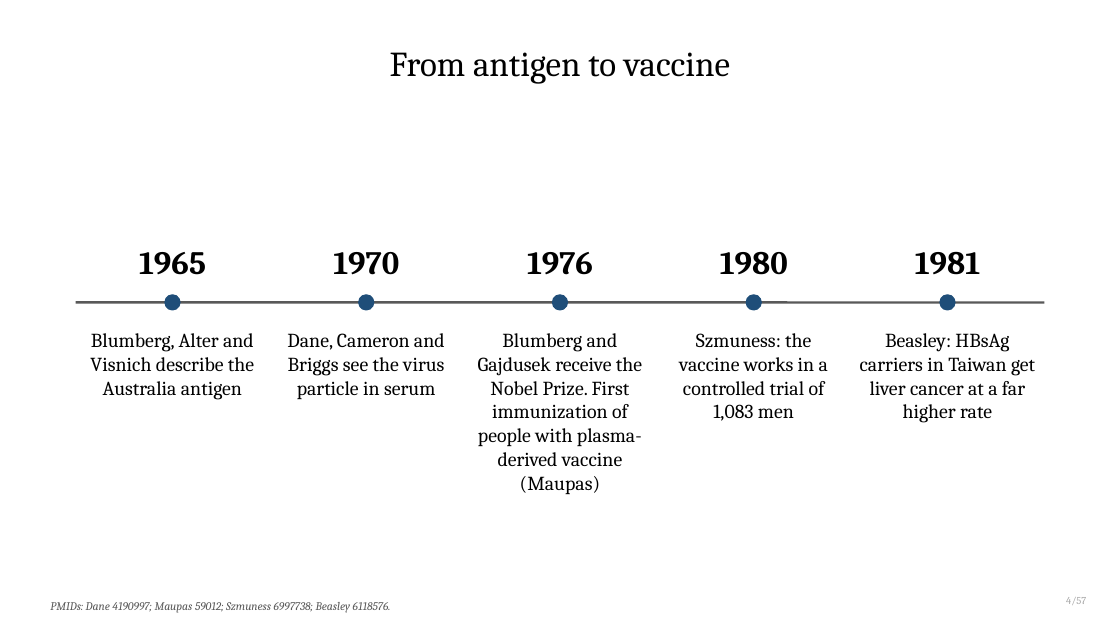
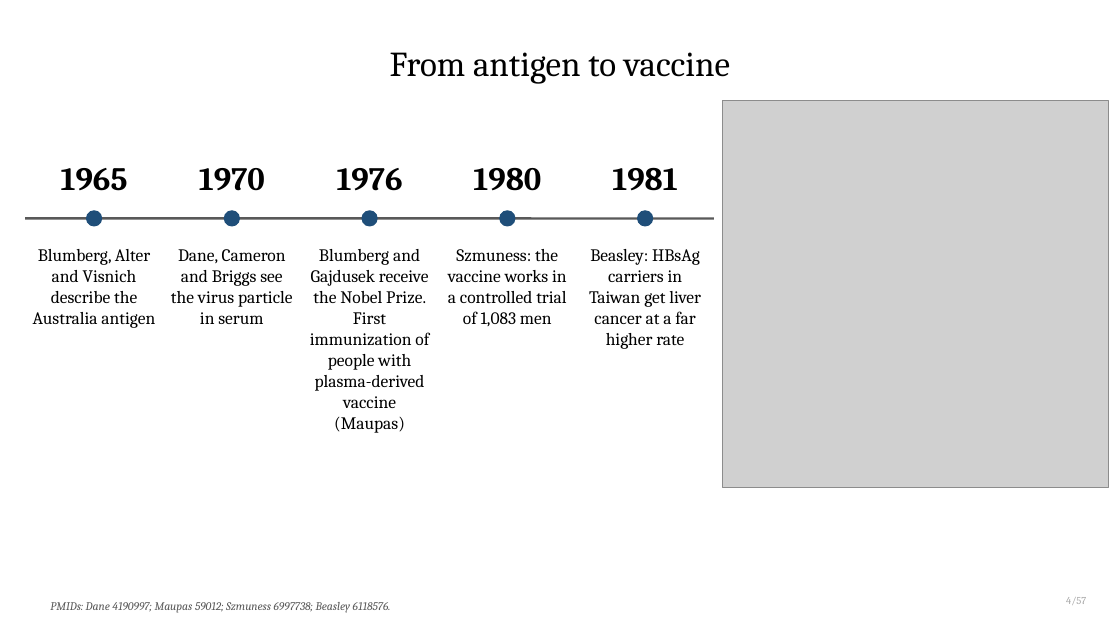
Before and after one commit to qaddodi/mohammad-almeqdadi-lectures, a slide deck: slide 4 of lectures/chronic-hepatitis-b/Chronic Hepatitis B.pptx. Drawn at 1120x630 pixels with LibreOffice and Linux fonts; fonts in the diff are those of the drawing; grey boxes stand for pictures. Boxes give left, top, right and bottom in pixels: in the first picture for what was removed or moved away, otherwise in the second. Text is boxed around its words. In the diff, an @@ line names an element or a change of style, - is before the commit and + after.

```diff
--- a/lectures/chronic-hepatitis-b/Chronic Hepatitis B.pptx
+++ b/lectures/chronic-hepatitis-b/Chronic Hepatitis B.pptx
@@ picture added at (x1=723, y1=101, x2=1109, y2=487) @@
@@ text "1965" moved from (x1=139, y1=252, x2=206, y2=275) to (x1=61, y1=168, x2=128, y2=191) @@
@@ text "1970" moved from (x1=333, y1=252, x2=399, y2=275) to (x1=199, y1=168, x2=265, y2=191) @@
@@ text "1976" moved from (x1=527, y1=252, x2=593, y2=275) to (x1=337, y1=168, x2=403, y2=191) @@
@@ text "1980" moved from (x1=720, y1=252, x2=788, y2=275) to (x1=473, y1=167, x2=541, y2=191) @@
@@ text "1981" moved from (x1=915, y1=252, x2=980, y2=275) to (x1=612, y1=167, x2=677, y2=191) @@
@@ line added from (25, 218) to (714, 218), #595959 2 pt @@
@@ ellipse moved from (x1=940, y1=295, x2=955, y2=310) to (x1=87, y1=211, x2=102, y2=226) @@
@@ ellipse moved from (x1=165, y1=295, x2=180, y2=310) to (x1=224, y1=211, x2=239, y2=226) @@
@@ ellipse moved from (x1=359, y1=295, x2=374, y2=310) to (x1=362, y1=211, x2=377, y2=226) @@
@@ ellipse moved from (x1=553, y1=295, x2=568, y2=310) to (x1=500, y1=211, x2=515, y2=226) @@
@@ ellipse moved from (x1=746, y1=295, x2=761, y2=310) to (x1=638, y1=211, x2=653, y2=226) @@
@@ text "Blumberg, Alter and Visnich describe ..." moved from (x1=90, y1=333, x2=254, y2=400) to (x1=33, y1=249, x2=155, y2=328) @@
@@ text "Dane, Cameron and Briggs see ..." moved from (x1=287, y1=333, x2=445, y2=400) to (x1=171, y1=249, x2=293, y2=324) @@
@@ text "Blumberg and Gajdusek receive the ..." moved from (x1=478, y1=333, x2=642, y2=495) to (x1=310, y1=249, x2=429, y2=433) @@
@@ text "Szmuness: the vaccine works in ..." moved from (x1=679, y1=333, x2=828, y2=421) to (x1=448, y1=249, x2=567, y2=326) @@
@@ size 17 to 15 pt in 5 elements at (x1=33, y1=249, x2=155, y2=328), (x1=171, y1=249, x2=293, y2=324), (x1=310, y1=249, x2=429, y2=433), (x1=448, y1=249, x2=567, y2=326), (x1=589, y1=249, x2=701, y2=349) @@
@@ text "Beasley: HBsAg carriers in Taiwan ..." moved from (x1=860, y1=333, x2=1035, y2=423) to (x1=589, y1=249, x2=701, y2=349) @@
@@ line removed from (76, 302) to (1044, 302) @@
```
Also in this commit, not shown: 12 other slides changed, 12 other files.
